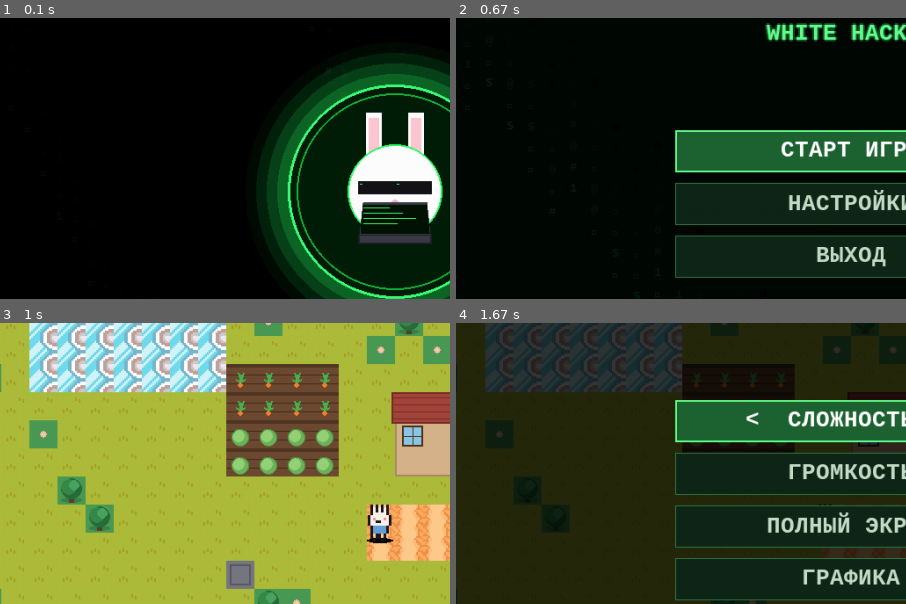
Above: before the commit, frames 1-4 (two rows, left to right).
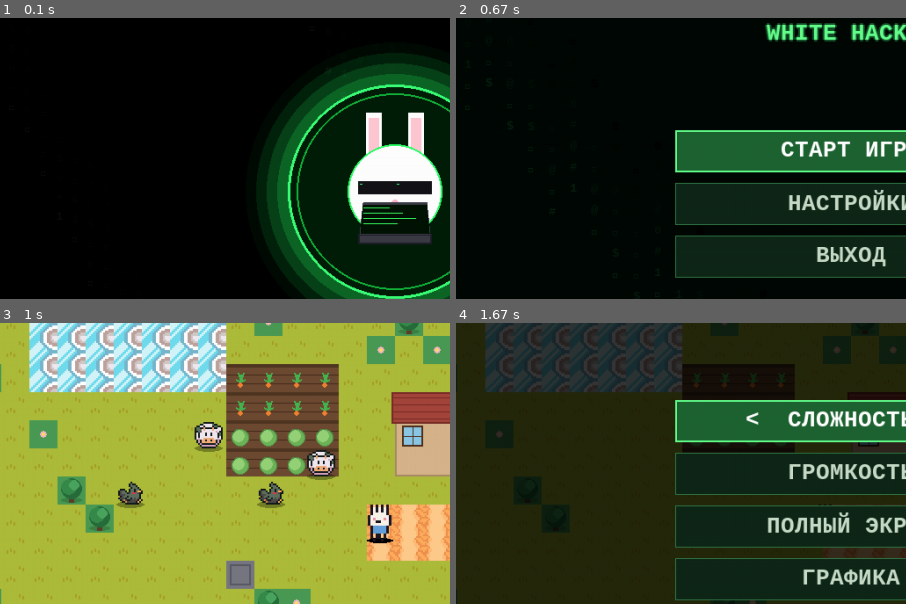
Above: after the commit, the same moments.

Repository: Folombas/PyGame2026
Game: pygame game, started from PyPixelTD/main.py
The game is run twice, just before and just after one commit, with the same random seed, the same clock (stepped at 60 frames per second) and the same inputs.
Inputs:
- Up to frame 1 (0.1 s): no input
- Up to frame 2 (0.67 s): tap Enter at 0.33 s
- Up to frame 3 (1 s): tap Space at 0.67 s
- Up to frame 4 (1.67 s): type "ann" at 1 s; tap Enter at 1.33 s; click "НАСТРОЙКИ" at 1.6 s
The pictures show only the part of the screen within x 6-56%, y 14-64%; the shares and areas given below are measured in that part.

Frames 1-2 are identical in both runs. In frame 3, 2.0% of the frame differs, in the area x 25-75%, y 35-66%; in frame 4, nothing differs.

Commit message:
Fix animal spawn: place 2 cows and 2 chickens on meadow

Diff:
--- a/PyPixelTD/world_td.py
+++ b/PyPixelTD/world_td.py
@@ -198,6 +198,13 @@
                 self.tiles[gy][gx] = T_GARDEN_CABBAGE
 
         # Жители — только парочка (прохожие)
+
+
+        # Животные на лугу — коровы и куры
+        self.animals.append(Animal(9, 19, "cow"))
+        self.animals.append(Animal(13, 20, "cow"))
+        self.animals.append(Animal(11, 21, "chicken"))
+        self.animals.append(Animal(6, 21, "chicken"))
 
     # ---- Доступ ----
     def tile_at(self, tx, ty):
